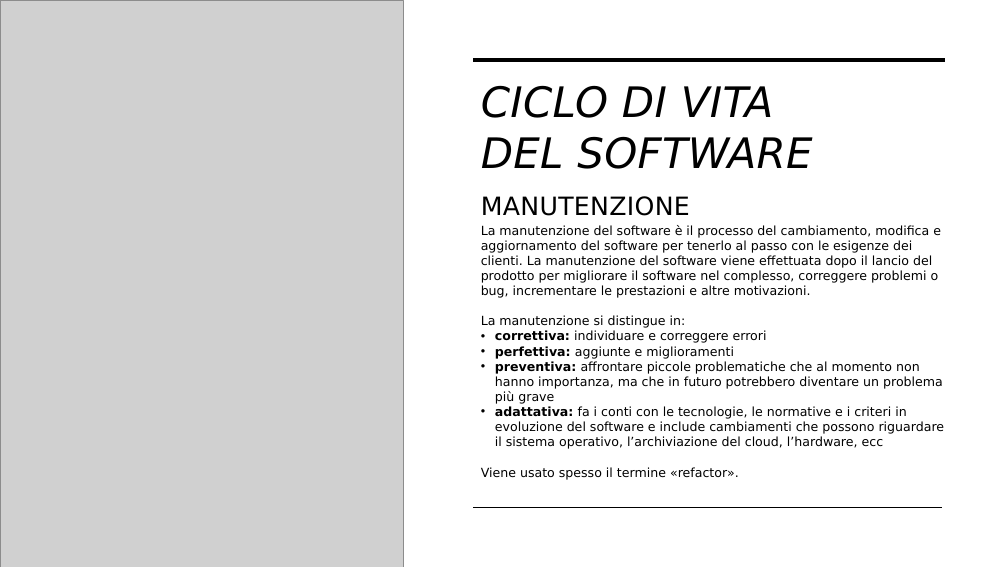
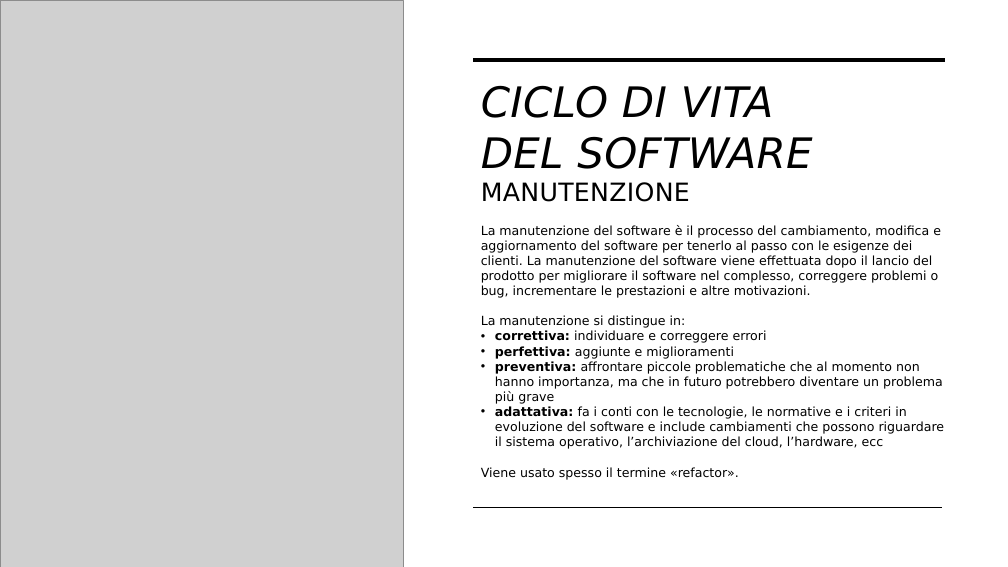
Before and after one commit to ViniciusJMoreira/corso-ifts, a slide deck: slide 16 of IFTS_Fondamenti_di_Programmazione_e_ingegnieria_del_software.pptx. Drawn at 1008x567 pixels with LibreOffice and Linux fonts; fonts in the diff are those of the drawing; grey boxes stand for pictures. Boxes give left, top, right and bottom in pixels: in the first picture for what was removed or moved away, otherwise in the second. Text is boxed around its words. In the diff, an @@ line names an element or a change of style, - is before the commit and + after.

```diff
--- a/IFTS_Fondamenti_di_Programmazione_e_ingegnieria_del_software.pptx
+++ b/IFTS_Fondamenti_di_Programmazione_e_ingegnieria_del_software.pptx
@@ title "CICLO DI VITA DEL SOFTWARE ..." rewrapped from (x1=481, y1=86, x2=812, y2=216) to (x1=481, y1=86, x2=812, y2=202) @@
```
Also in this commit, not shown: 12 other slides changed, 5 slides added, 3 other files.
